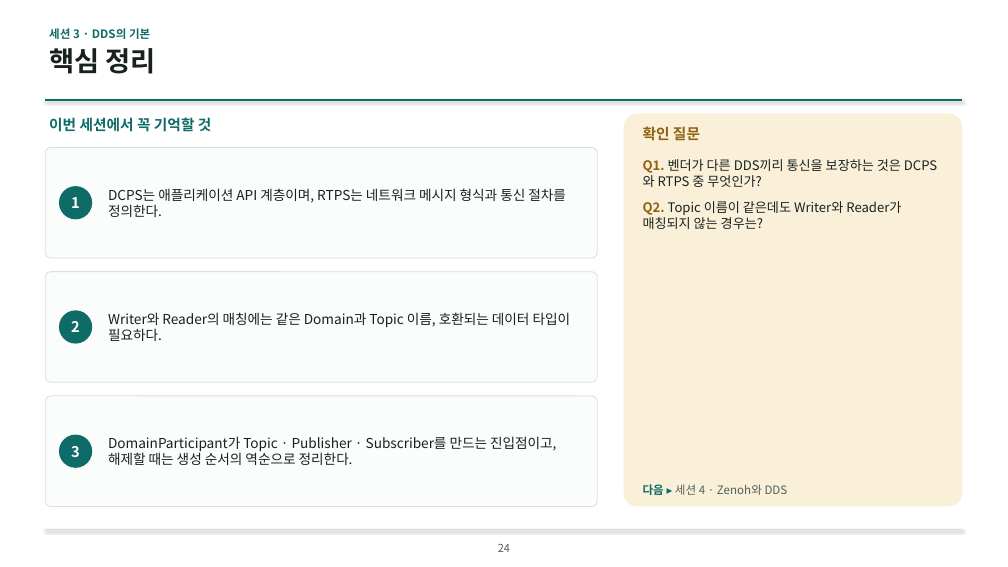
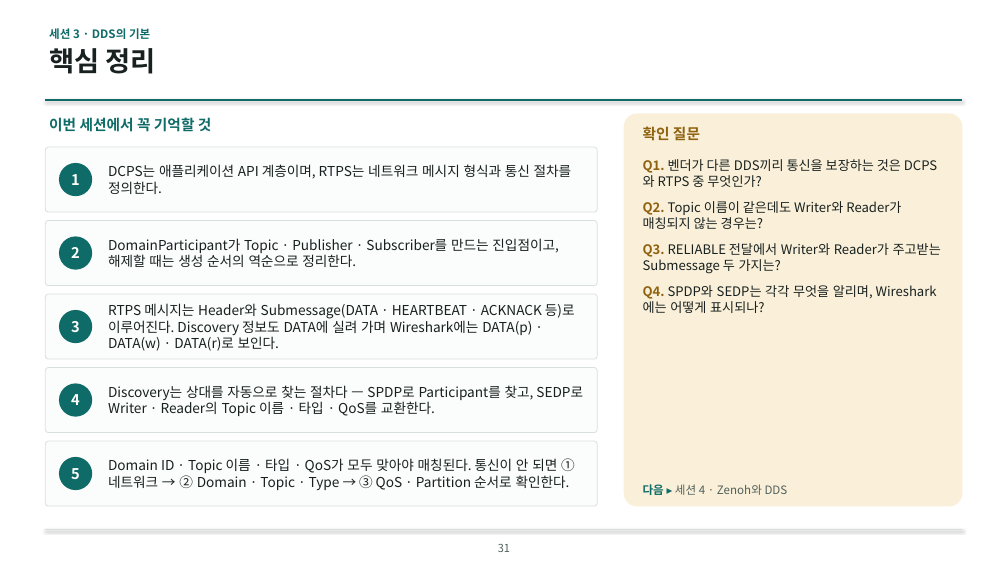
Before and after one commit to IntellectusCorp/int2DDS-lecture, a slide deck: slide 31 of int2dds-lecture-for-beginner.pptx (slide 24 before the commit). Drawn at 1008x567 pixels with LibreOffice and Linux fonts; fonts in the diff are those of the drawing; background and template pictures are left out. Boxes give left, top, right and bottom in pixels: in the first picture for what was removed or moved away, otherwise in the second. Text is boxed around its words. In the diff, an @@ line names an element or a change of style, - is before the commit and + after.

```diff
--- a/int2dds-lecture-for-beginner.pptx
+++ b/int2dds-lecture-for-beginner.pptx
@@ rounded rectangle: place and size @@
-rounded rectangle at (45, 147, 597, 258)
+rounded rectangle at (45, 147, 597, 212)
@@ text "DCPS는 애플리케이션 API 계층이며, RTPS는 ..." rewrapped from (108, 188, 566, 217) to (108, 164, 572, 194) @@
@@ ellipse "1": place and size @@
-ellipse "1" at (59, 186, 92, 219)
+ellipse "1" at (59, 163, 92, 196)
@@ rounded rectangle: place and size @@
-rounded rectangle at (45, 271, 597, 382)
+rounded rectangle at (45, 221, 597, 286)
@@ ellipse "2": place and size @@
-ellipse "2" at (59, 310, 92, 343)
+ellipse "2" at (59, 237, 92, 270)
@@ text "DomainParticipant가 Topic · Publisher · ...": place and size @@
-text "DomainParticipant가 Topic · Publisher · ..." at (108, 436, 556, 465)
+text "DomainParticipant가 Topic · Publisher · ..." at (108, 238, 558, 267)
@@ rounded rectangle: place and size @@
-rounded rectangle at (45, 396, 597, 507)
+rounded rectangle at (45, 294, 597, 359)
@@ text at (643, 285, 873, 313): paragraphs added @@
+Q3. RELIABLE 전달에서 Writer와 Reader가 주고받는 Submessage 두 가지는?
+Q4. SPDP와 SEDP는 각각 무엇을 알리며, Wireshark에는 어떻게 표시되나?
@@ ellipse "3": place and size @@
-ellipse "3" at (59, 435, 92, 468)
+ellipse "3" at (59, 310, 92, 343)
@@ text removed at (108, 312, 571, 341) @@
-Writer와 Reader의 매칭에는 같은 Domain과 Topic 이름, 호환되는 데이터 타입이 필요하다.
@@ text added at (108, 303, 575, 351), 13 pt, text #18211F @@
+RTPS 메시지는 Header와 Submessage(DATA · HEARTBEAT · ACKNACK 등)로 이루어진다. Discovery 정보도 DATA에 실려 가며 Wireshark에는 DATA(p) · DATA(w) · DATA(r)로 보인다.
@@ rounded rectangle added at (45, 368, 597, 433), fill #FBFCFC, outline #D8E0DD 0.75 pt @@
@@ ellipse added at (59, 383, 92, 417), fill #0E6B68, 14 pt, text #FFFFFF, bold @@
+4
@@ text added at (108, 385, 583, 416), 13 pt, text #18211F @@
+Discovery는 상대를 자동으로 찾는 절차다 — SPDP로 Participant를 찾고, SEDP로 Writer · Reader의 Topic 이름 · 타입 · QoS를 교환한다.
@@ rounded rectangle added at (45, 441, 597, 506), fill #FBFCFC, outline #D8E0DD 0.75 pt @@
@@ ellipse added at (59, 457, 92, 490), fill #0E6B68, 14 pt, text #FFFFFF, bold @@
+5
@@ text added at (108, 458, 575, 490), 13 pt, text #18211F @@
+Domain ID · Topic 이름 · 타입 · QoS가 모두 맞아야 매칭된다. 통신이 안 되면 ① 네트워크 → ② Domain · Topic · Type → ③ QoS · Partition 순서로 확인한다.
@@ page number at (498, 544, 510, 552): text changed @@
-24
+31
```
Also in this commit, not shown: 66 other slides changed, 25 slides added, 4 slides removed.
